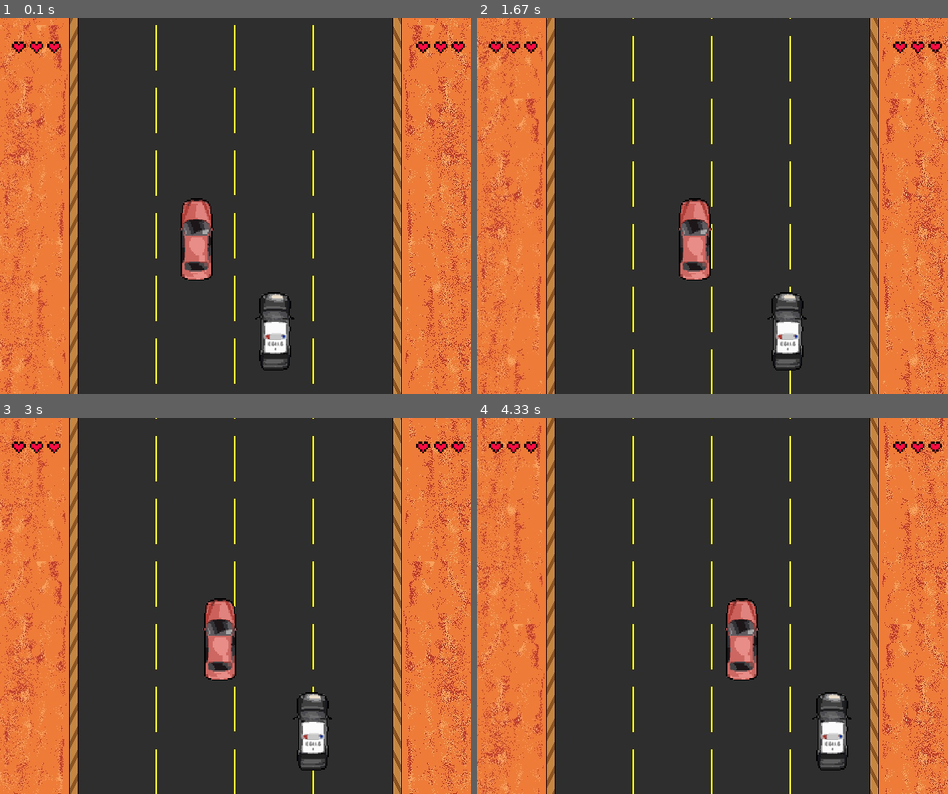
Above: before the commit, frames 1-4 (two rows, left to right).
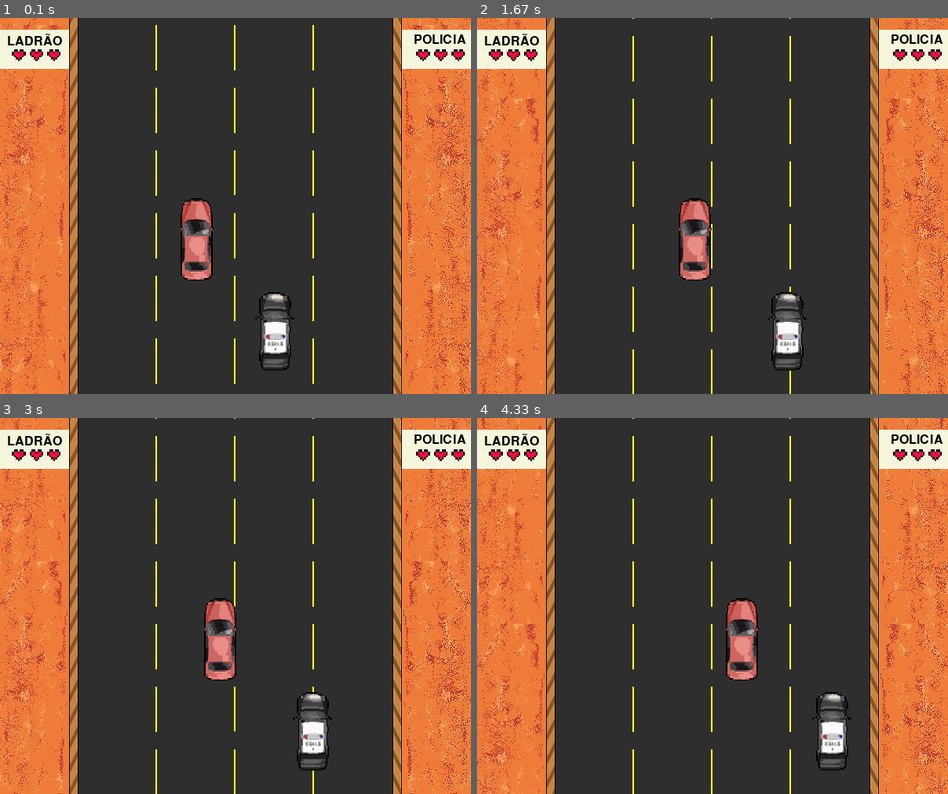
Above: after the commit, the same moments.

Repository: Fdemaiaar/PyGame_Desoft
Game: pygame game, started from main.py
Same seed, same stepped clock (60 frames per second), same inputs: the game is played once before the commit and once after it.
Inputs:
- Up to frame 1 (0.1 s): no input
- Up to frame 2 (1.67 s): hold Right 0.33-0.8 s; hold Right 0.83-1.3 s; hold D 0.83-1.3 s; hold Left from 1.33 s (still down); hold A from 1.33 s (still down)
- Up to frame 3 (3 s): release Left at 1.87 s; release A at 1.87 s; hold Left 1.9-2.3 s; hold A 1.9-2.3 s; hold Right 2.33-2.97 s; hold D 2.33-2.97 s
- Up to frame 4 (4.33 s): hold Left 3-3.47 s; hold A 3-3.47 s; hold Right 3.5-3.97 s; hold D 3.5-3.97 s; hold Right from 4 s (still down); hold D from 4 s (still down)

The runs differ from the first frame. In frame 1, 3.0% of the frame differs, in the area x 0-100%, y 3-14%; in frame 2, 3.0%; in frame 3, 3.0%; in frame 4, 3.0%.

Commit message:
retangulos

Diff:
--- a/main.py
+++ b/main.py
@@ -1,6 +1,5 @@
-
 import pygame
-import random
+import os
 
 
 
@@ -16,9 +15,17 @@
 policia_x = 300
 policia_y = 350
 
+
+
 # criando a tela
 screen = pygame.display.set_mode((x,y))
 pygame.display.set_caption('DustChase')
+
+# Musica
+arquivo = os.path.join('Imagens', 'background.ogg')
+pygame.mixer.music.load(arquivo)
+pygame.mixer.music.set_volume(0.2)
+pygame.mixer.music.play(-1)
 
 # Background
 bg = pygame.image.load('imagens/bg.jpg').convert_alpha()
@@ -37,6 +44,13 @@
 vida2 = pygame.transform.scale(vida2, (40,15))
 vida3 = pygame.image.load('imagens/3vidas.png').convert_alpha()
 vida3 = pygame.transform.scale(vida3, (62.5,15))
+corquad = (245,245,220)
+
+# Texto
+font = pygame.font.SysFont(None, 24)
+ladraotxt = font.render('LADRÃO', True, (0, 0, 0))
+policiatxt = font.render('POLICIA', True, (0, 0, 0))
+
 
 # Numero de batidas de cada carro
 batidas_lad = 0
@@ -62,19 +76,22 @@
     # Imagens
     screen.blit(ladrao, (ladrao_x,ladrao_y)) # Ladrão
     screen.blit(policia, (policia_x,policia_y)) # Policia
+    pygame.draw.rect(screen, corquad, pygame.Rect(0,15,88,50)) # Retângulo Vida ladrão
+    pygame.draw.rect(screen, corquad, pygame.Rect(512,15,88,50)) # Retângulo Vida Policia
+
     # Vidas
     if batidas_lad == 0:
-        screen.blit(vida3, (15,30))
+        screen.blit(vida3, (15,40))
     if batidas_lad == 1:
-        screen.blit(vida2, (15,30))
+        screen.blit(vida2, (15,40))
     if batidas_lad == 2:
-        screen.blit(vida1,(15,30))
+        screen.blit(vida1,(15,40))
     if batidas_pol == 0:
-        screen.blit(vida3, (530,30))
+        screen.blit(vida3, (530,40))
     if batidas_pol == 1:
-        screen.blit(vida2, (530,30))
+        screen.blit(vida2, (530,40))
     if batidas_pol == 2:
-        screen.blit(vida1,(530,30))
+        screen.blit(vida1,(530,40))
 
     # Comandos
     tecla = pygame.key.get_pressed()
@@ -87,4 +104,8 @@
     if tecla[pygame.K_a] and ladrao_x > 102.5:
         ladrao_x -= 3
 
+    # Texto das Vidas
+    screen.blit(ladraotxt, (9, 20))
+    screen.blit(policiatxt, (527, 20))
+
     pygame.display.update()
Not shown, changed: Imagens/.DS_Store
Not shown, added: Imagens/background.ogg
Not shown, changed: Imagens/musica.mp3
